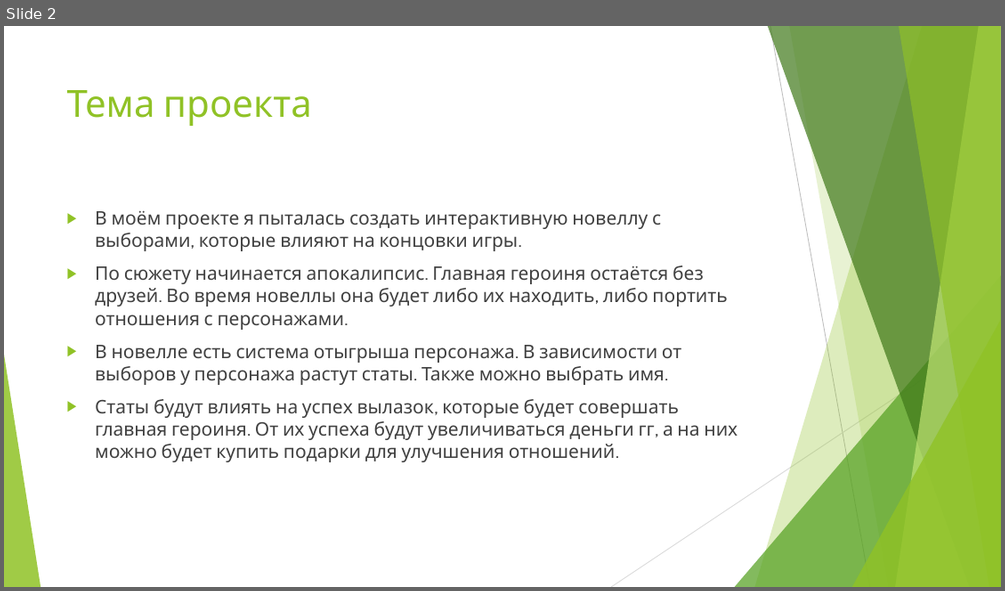
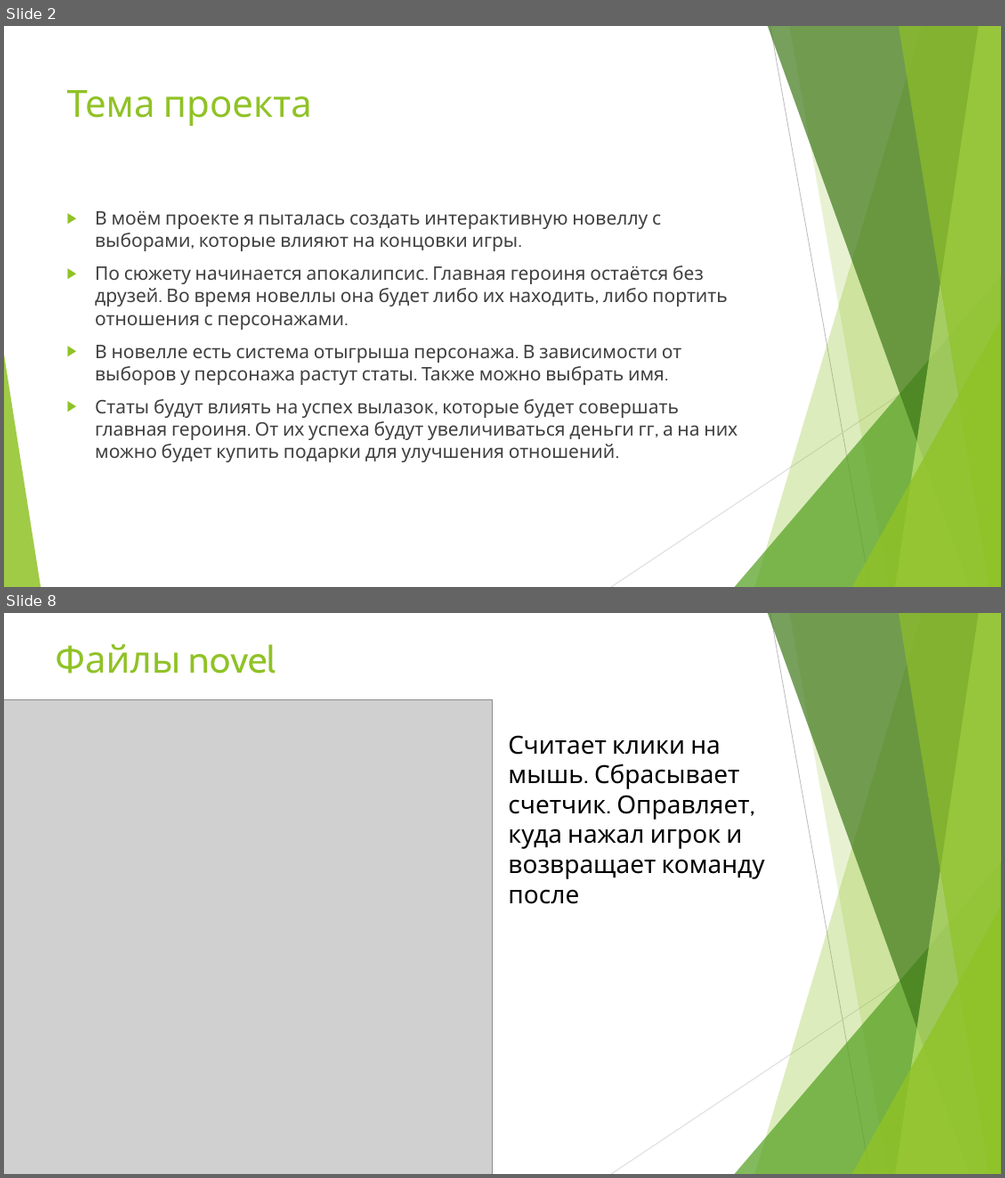
Before and after one commit to SchoolCode2425Mumladze/Gudkova, a slide deck: Новелла.pptx. Shown one above the other, each under a label of ours: slide 2 before the commit, slides 2 and 8 after it; the slides between them are not shown. The pictures are 1005x591 and 1005x1178 pixels, drawn with LibreOffice and Linux fonts; fonts in the diff are those of the drawing; grey boxes stand for pictures. Boxes give left, top, right and bottom in pixels: in the first picture for what was removed or moved away, otherwise in the second. Text is boxed around its words. In the diff, an @@ line names an element or a change of style, - is before the commit and + after.

```diff
--- a/Новелла.pptx
+++ b/Новелла.pptx
@@ slide 8 added at box(4, 613, 1001, 1174), background #FFFFFF; not listed: 9 template elements that a slide beside it also shows @@
@@ title added at box(55, 644, 276, 674), 36 pt, text #90C226 @@
+Файлы novel
@@ picture added at box(4, 699, 493, 1174) @@
@@ text added at box(508, 735, 765, 904), 24 pt, text #000000 @@
+Считает клики на мышь. Сбрасывает счетчик. Оправляет, куда нажал игрок и возвращает команду после
```
Also in this commit, not shown: 1 slide changed, 5 other slides added, 1 slide removed, 22 other files.
